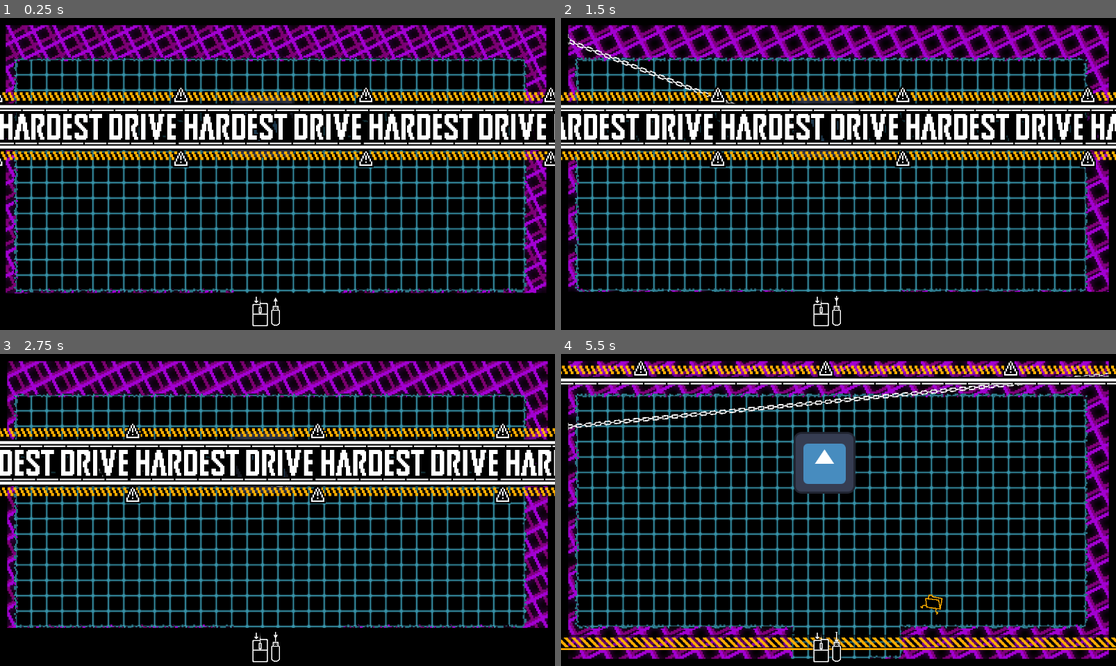
Above: before the commit, frames 1-4 (two rows, left to right).
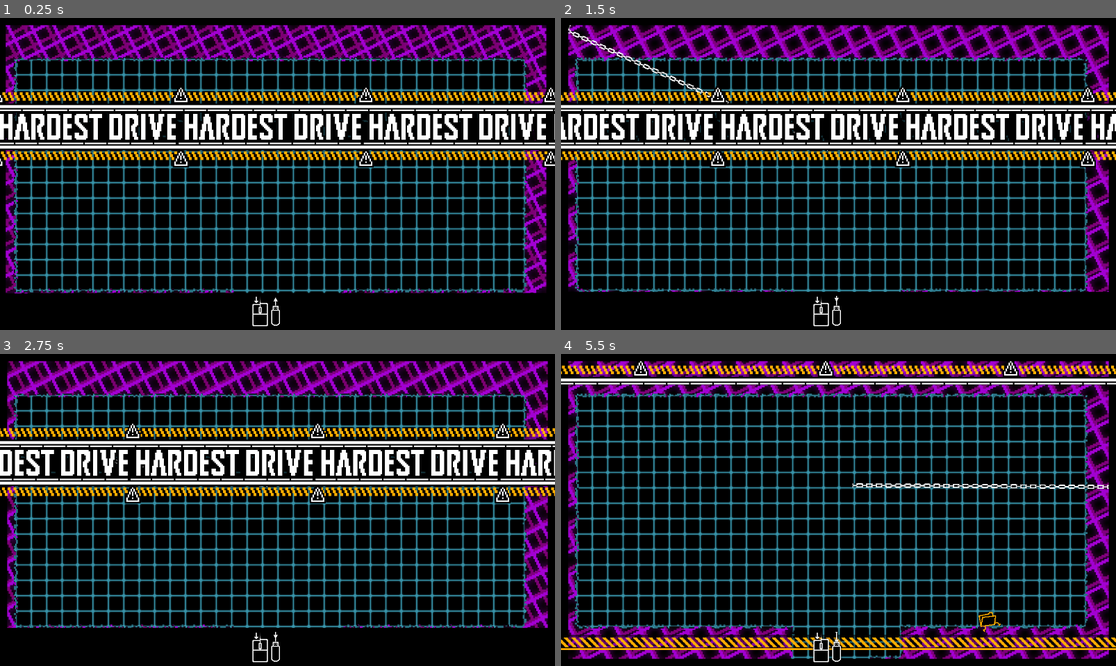
Above: after the commit, the same moments.

Repository: SomeSortOfSam/Hardest_Drive
Game: Godot game, scene res://scenes/gamplay.tscn
Two runs of this game, one before a commit and one after it. Both use one fixed random seed, a clock stepped at 60 frames per second and the inputs below. The engine's default icon, where the game draws it, is replaced by a stand-in: a white triangle on a blue panel in a dark square. Sound files missing from this copy of the repository are replaced by a short silence.
Inputs (mouse positions are in pixels of both pictures, inside the frame that each line leads up to):
- Up to frame 1 (0.25 s): no input
- Up to frame 2 (1.5 s): move the mouse to (960, 158) at 0.52 s; hold D (player_right) 0.53-1.28 s; click (960, 158) at 0.67 s; move the mouse to (727, 189) at 1.27 s; hold S (player_down) from 1.28 s (still down)
- Up to frame 3 (2.75 s): move the mouse to (333, 441) at 2.02 s; release S (player_down) at 2.03 s; hold D (player_right) from 2.03 s (still down)
- Up to frame 4 (5.5 s): move the mouse to (810, 572) at 2.77 s; release D (player_right) at 2.78 s; hold W (player_up) 2.78-3.53 s; click (810, 572) at 2.92 s; move the mouse to (1005, 556) at 3.52 s; hold A (player_left) 3.53-5.03 s; tap Space (reset_screen) at 4.15 s; move the mouse to (672, 463) at 4.27 s; move the mouse to (866, 510) at 5.02 s; hold S (player_down) from 5.03 s (still down); click (866, 510) at 5.17 s

The runs differ from the first frame. In frame 1, 0.3% of the frame differs, in the area x 41-54%, y 24-45%; in frame 2, 0.9%; in frame 3, 0.3%; in frame 4, 3.7%, in the area x 1-99%, y 6-90%.

Commit message:
Disabled player movement during tutorial start

Diff:
--- a/scenes/box.tscn
+++ b/scenes/box.tscn
@@ -1,6 +1,4 @@
-[gd_scene load_steps=3 format=3 uid="uid://bvgvlx34lnx5l"]
-
-[ext_resource type="Texture2D" uid="uid://bakv4suv6mptr" path="res://icon.svg" id="1_wmkb1"]
+[gd_scene load_steps=2 format=3 uid="uid://bvgvlx34lnx5l"]
 
 [sub_resource type="RectangleShape2D" id="RectangleShape2D_po2po"]
 size = Vector2(125, 93.5)
@@ -16,8 +14,4 @@
 position = Vector2(-1.5, 0)
 shape = SubResource("RectangleShape2D_po2po")
 
-[node name="Sprite2D" type="Sprite2D" parent="."]
-z_index = 1
-texture = ExtResource("1_wmkb1")
-
 [node name="NavigationObstacle2D" type="NavigationObstacle2D" parent="."]
--- a/scenes/gamplay.tscn
+++ b/scenes/gamplay.tscn
@@ -1071,6 +1071,8 @@
 
 [node name="Box" parent="TileMap" instance=ExtResource("5_f7nl1")]
 
+[node name="Timer" type="Timer" parent="TileMap"]
+
 [node name="EnemySpawner2" parent="." instance=ExtResource("6_yhgw7")]
 position = Vector2(892, 271)
 
@@ -1107,3 +1109,6 @@
 
 [connection signal="pull_failed" from="." to="TileMap/Player" method="stop_harpoon"]
 [connection signal="player_pull_requested" from="Camera2D/LetterboxCollider" to="." method="_on_letterbox_collider_player_pull_requested"]
+[connection signal="timeout" from="TileMap/Timer" to="TileMap/Box" method="queue_free"]
+[connection signal="player_movement_enabled" from="Tutorial" to="TileMap/Player" method="_on_tutorial_player_movement_enabled"]
+[connection signal="player_movement_enabled" from="Tutorial" to="TileMap/Timer" method="start"]
--- a/scripts/EnemySpawner.gd
+++ b/scripts/EnemySpawner.gd
@@ -4,7 +4,7 @@
 
 @onready var timer : Timer = $Timer
 
-func _on_area_exited(area):
+func _on_area_exited(_area):
 	timer.start()
 	if !timer.timeout.is_connected(spawn_enemy):
 		timer.timeout.connect(spawn_enemy,CONNECT_ONE_SHOT)
--- a/scripts/border_camera.gd
+++ b/scripts/border_camera.gd
@@ -28,13 +28,13 @@
 	inner_rect = inner_rect.grow_side(SIDE_BOTTOM,-64)
 	recalculate_border()
 
-func recalculate_border(ease = Tween.EASE_OUT):
+func recalculate_border(ease_type = Tween.EASE_OUT):
 	var polygon_rect := get_viewport_rect()
 	polygon_rect.size *= get_viewport_transform().get_scale()
 
 	assert(polygon_rect.encloses(inner_rect))
 
-	var polygon := get_points_from_rect(polygon_rect.grow(100))
+	var polygon := get_points_from_rect(polygon_rect)
 	var inner_line := get_points_from_rect_counter_clock(inner_rect)
 
 	polygon.append_array(inner_line)
@@ -49,7 +49,7 @@
 	pull_tween.tween_method(func(percent : float): set_polygon(\
 	lerp_packed_vector_2_array(old_polygon,polygon,percent),\
 	lerp_packed_vector_2_array(old_points,inner_line,percent)),0.0,1.0,0.5)\
-	.set_trans(Tween.TRANS_ELASTIC).set_ease(ease)
+	.set_trans(Tween.TRANS_ELASTIC).set_ease(ease_type)
 
 func lerp_packed_vector_2_array(start : PackedVector2Array, end : PackedVector2Array, percent : float) -> PackedVector2Array:
 	if start.size() != end.size():
@@ -100,6 +100,7 @@
 		direction = TAU + direction
 	direction = fmod(direction + 3*(PI/2),TAU)
 	direction = deg_to_rad(round(rad_to_deg(direction)))
+	@warning_ignore("narrowing_conversion")
 	var side_index : int = direction/(PI/2)
 
 	var proposed_inner_rect = inner_rect
--- a/scripts/player.gd
+++ b/scripts/player.gd
@@ -24,13 +24,12 @@
 var harpoon_direction : float
 var harpoon_target : CollisionObject2D
 var is_overlaping_tilemap := false
+var can_move := false
 var gravity = ProjectSettings.get_setting("physics/2d/default_gravity")
 
 signal pull_requested(direction : float)
 
-func _physics_process(delta):
-	# Get the input direction and handle the movement/deceleration.
-	# As good practice, you should replace UI actions with custom gameplay actions.
+func get_movement_input():
 	var horizontal_input = Input.get_axis("player_left", "player_right")
 	var vertical_input = Input.get_axis("player_up", "player_down")
 	if horizontal_input:
@@ -42,6 +41,10 @@
 	elif is_overlaping_tilemap:
 		velocity.y = move_toward(velocity.y, 0, SPEED)
 
+func _physics_process(delta):
+	if can_move:
+		get_movement_input()
+
 	if velocity.length() > 0:
 		walk_dust.emitting = true
 		move_animator.play("WalkBounce")
@@ -60,8 +63,8 @@
 		velocity.y += gravity * delta
 
 	if move_and_slide():
-		ray_cast.collision_mask += 1
-		collision_mask += 2 # don't collide with the letterbox until after the tutorial
+		ray_cast.set_collision_mask_value(1,true)
+		set_collision_mask_value(2,true) # don't collide with the letterbox until after the tutorial
 
 func get_target_rotation() -> float:
 	var angle_to_mouse = get_global_mouse_position().angle_to_point(global_position) - PI/2
@@ -116,6 +119,7 @@
 	shoot_animator.play("HarpoonOut")
 	if ray_cast.get_collider():
 		harpoon_target = null
+		print(ray_cast.get_collider())
 		if ray_cast.get_collider().has_method("_on_player_pull_requested"):
 			harpoon_target = ray_cast.get_collider()
 			pull_requested.connect(harpoon_target._on_player_pull_requested)
@@ -186,12 +190,15 @@
 	hurt_hit.emitting = true
 	hurt_audio.play()
 
-func _on_tile_map_check_body_entered(body):
+func _on_tile_map_check_body_entered(_body):
 	is_overlaping_tilemap = true
 	velocity.y = 0
 
-func _on_tile_map_check_body_exited(body):
+func _on_tile_map_check_body_exited(_body):
 	is_overlaping_tilemap = false
 
 func _on_visible_on_screen_notifier_2d_screen_exited():
 	global_position = get_viewport().get_camera_2d().global_position
+
+func _on_tutorial_player_movement_enabled():
+	can_move = true
--- a/scripts/tutorial.gd
+++ b/scripts/tutorial.gd
@@ -3,6 +3,8 @@
 @onready var animator : AnimatedSprite2D = $Control/AnimatedSprite2D
 
 var triggered_count := 0
+
+signal player_movement_enabled
 
 func _unhandled_input(event):
 	if ((triggered_count < 2 or (triggered_count > 2 and triggered_count <= 4))
@@ -15,6 +17,7 @@
 		triggered_count += 1
 		if triggered_count == 1:
 			animator.play("pull")
+			player_movement_enabled.emit()
 		if triggered_count == 2:
 			animator.play("walk")
 		if triggered_count == 3:
